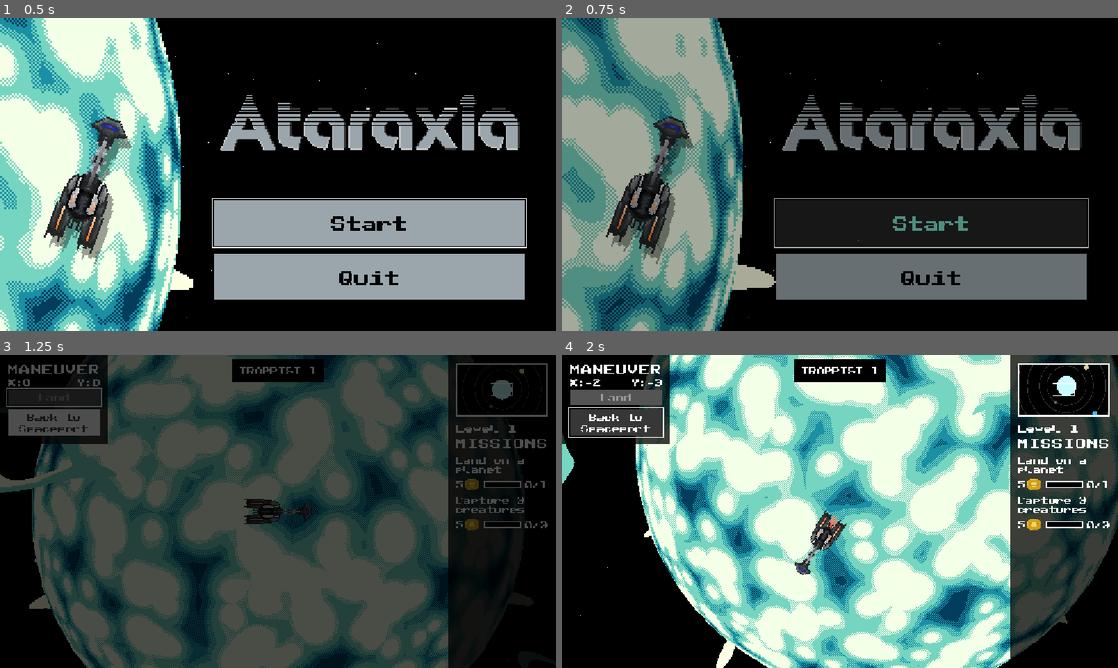
Above: before the commit, frames 1-4 (two rows, left to right).
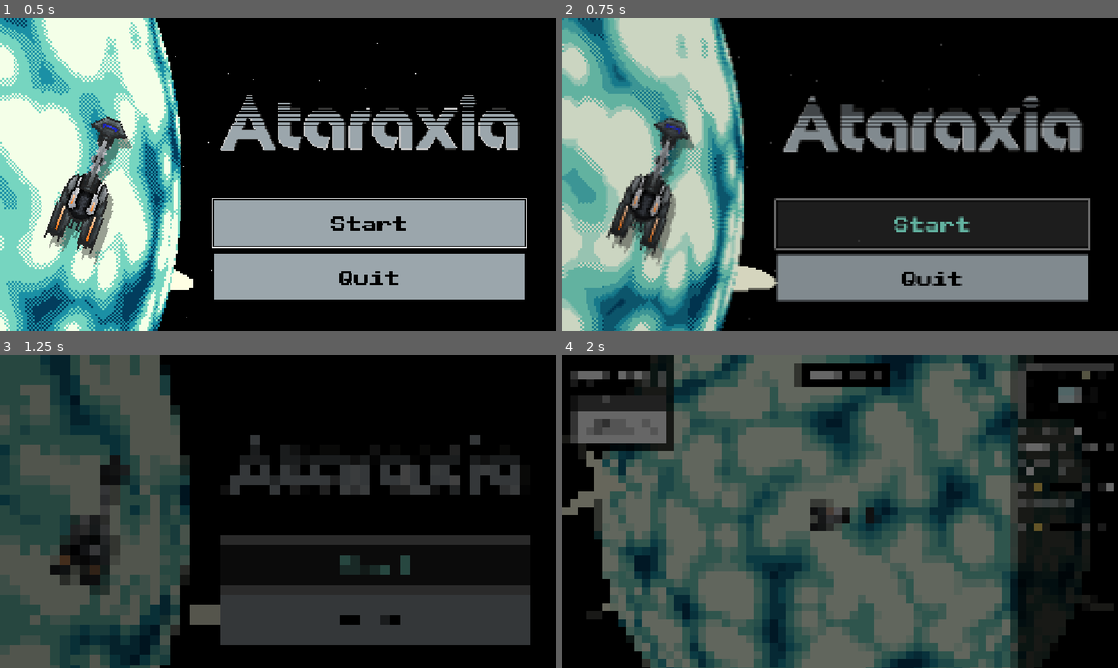
Above: after the commit, the same moments.

Repository: late-parrot/tsa-video-game-design-2026
Game: Godot game, scene res://scenes/main.tscn
Same seed, same stepped clock (60 frames per second), same inputs: the game is played once before the commit and once after it.
Inputs (mouse positions are in pixels of both pictures, inside the frame that each line leads up to):
- Up to frame 1 (0.5 s): no input
- Up to frame 2 (0.75 s): click "Start" at 0.5 s
- Up to frame 3 (1.25 s): no input
- Up to frame 4 (2 s): click (617, 423) at 1.25 s, where only the run before the commit has a clickable "Back to Spaceport"

Frame 1 is identical in both runs. In frame 2, 43% of the frame differs, in the area x 0-95%, y 0-100%; in frame 3, 67%; in frame 4, 85%, in the area x 0-100%, y 0-100%.

Commit message:
Add pixelation transition

Diff:
--- /dev/null
+++ b/resources/scene_transition.gdshader
@@ -0,0 +1,20 @@
+shader_type canvas_item;
+uniform sampler2D SCREEN_TEXTURE: hint_screen_texture, filter_linear_mipmap;
+uniform float amount : hint_range(0.0, 1.0) = 0.0;
+uniform int max_pixel_size : hint_range(2, 64, 2) = 16;
+
+void fragment() {
+	int pixel_size = int(amount * float(max_pixel_size));
+	if (pixel_size > 0) {
+		vec2 base_resolution = vec2(1152.0, 648.0);
+		vec2 viewport_size = 1.0 / SCREEN_PIXEL_SIZE;
+		vec2 scale_factor = viewport_size / base_resolution;
+		float max_scale = max(scale_factor.x, scale_factor.y);
+		int effective_pixel_size = int(float(pixel_size) * max_scale);
+		effective_pixel_size = effective_pixel_size / 2 * 2;
+
+		vec2 pixel_coords = floor(FRAGCOORD.xy / float(effective_pixel_size)) * float(effective_pixel_size);
+		vec2 uv = pixel_coords / viewport_size;
+		COLOR = texture(SCREEN_TEXTURE, uv);
+	}
+}
--- a/scenes/scene_transition.tscn
+++ b/scenes/scene_transition.tscn
@@ -1,6 +1,12 @@
-[gd_scene load_steps=5 format=3 uid="uid://cg15mwx3ihire"]
+[gd_scene load_steps=7 format=3 uid="uid://cg15mwx3ihire"]
 
 [ext_resource type="Script" uid="uid://cgf37tp7rxfp8" path="res://scene_transition.gd" id="1_0wykx"]
+[ext_resource type="Shader" uid="uid://cmc3obe6s5wjb" path="res://resources/scene_transition.gdshader" id="2_rujfs"]
+
+[sub_resource type="ShaderMaterial" id="ShaderMaterial_2sgj6"]
+shader = ExtResource("2_rujfs")
+shader_parameter/amount = 0.0
+shader_parameter/max_pixel_size = 32
 
 [sub_resource type="Animation" id="Animation_rujfs"]
 resource_name = "RESET"
@@ -15,6 +21,18 @@
 "transitions": PackedFloat32Array(1),
 "update": 0,
 "values": [Color(1, 1, 1, 0)]
+}
+tracks/1/type = "value"
+tracks/1/imported = false
+tracks/1/enabled = true
+tracks/1/path = NodePath("ShaderRect:material:shader_parameter/amount")
+tracks/1/interp = 1
+tracks/1/loop_wrap = true
+tracks/1/keys = {
+"times": PackedFloat32Array(0),
+"transitions": PackedFloat32Array(1),
+"update": 0,
+"values": [0.0]
 }
 
 [sub_resource type="Animation" id="Animation_2sgj6"]
@@ -31,6 +49,18 @@
 "transitions": PackedFloat32Array(1, 1),
 "update": 0,
 "values": [Color(1, 1, 1, 0), Color(1, 1, 1, 1)]
+}
+tracks/1/type = "value"
+tracks/1/imported = false
+tracks/1/enabled = true
+tracks/1/path = NodePath("ShaderRect:material:shader_parameter/amount")
+tracks/1/interp = 1
+tracks/1/loop_wrap = true
+tracks/1/keys = {
+"times": PackedFloat32Array(0, 0.5),
+"transitions": PackedFloat32Array(1, 1),
+"update": 0,
+"values": [0.0, 1.0]
 }
 
 [sub_resource type="AnimationLibrary" id="AnimationLibrary_hgfgv"]
@@ -53,8 +83,19 @@
 mouse_filter = 2
 color = Color(0, 0, 0, 1)
 
+[node name="ShaderRect" type="ColorRect" parent="."]
+material = SubResource("ShaderMaterial_2sgj6")
+anchors_preset = 15
+anchor_right = 1.0
+anchor_bottom = 1.0
+grow_horizontal = 2
+grow_vertical = 2
+mouse_filter = 2
+color = Color(1, 1, 1, 0)
+
 [node name="AnimationPlayer" type="AnimationPlayer" parent="."]
 unique_name_in_owner = true
 libraries = {
 &"": SubResource("AnimationLibrary_hgfgv")
 }
+speed_scale = 0.5
--- a/scripts/disembark/disembark.gd
+++ b/scripts/disembark/disembark.gd
@@ -34,6 +34,8 @@
 func launch() -> void:
 	Game.move_cargo()
 	var main = get_parent()
+	Game.scene_transition.transition()
+	await Game.scene_transition.change_scene
 	main.add_child(main.maneuver)
 	main.maneuver.overlay.reset()
 	queue_free()
--- a/scripts/disembark/planets/spaceport_menu.gd
+++ b/scripts/disembark/planets/spaceport_menu.gd
@@ -101,6 +101,8 @@
 
 func _on_close_pressed() -> void:
 	var main = get_node("../..")
+	Game.scene_transition.transition()
+	await Game.scene_transition.change_scene
 	main.add_child(main.maneuver)
 	main.maneuver.overlay.reset()
 	queue_free()
--- a/scripts/maneuver/maneuver.gd
+++ b/scripts/maneuver/maneuver.gd
@@ -26,6 +26,8 @@
 			m.progress += 1
 	var main = get_parent()
 	var disembark = planet.create_disembark_scene()
+	Game.scene_transition.transition()
+	await Game.scene_transition.change_scene
 	main.add_child(disembark)
 	main.remove_child(self)
 
Not shown, added: resources/scene_transition.gdshader.uid
